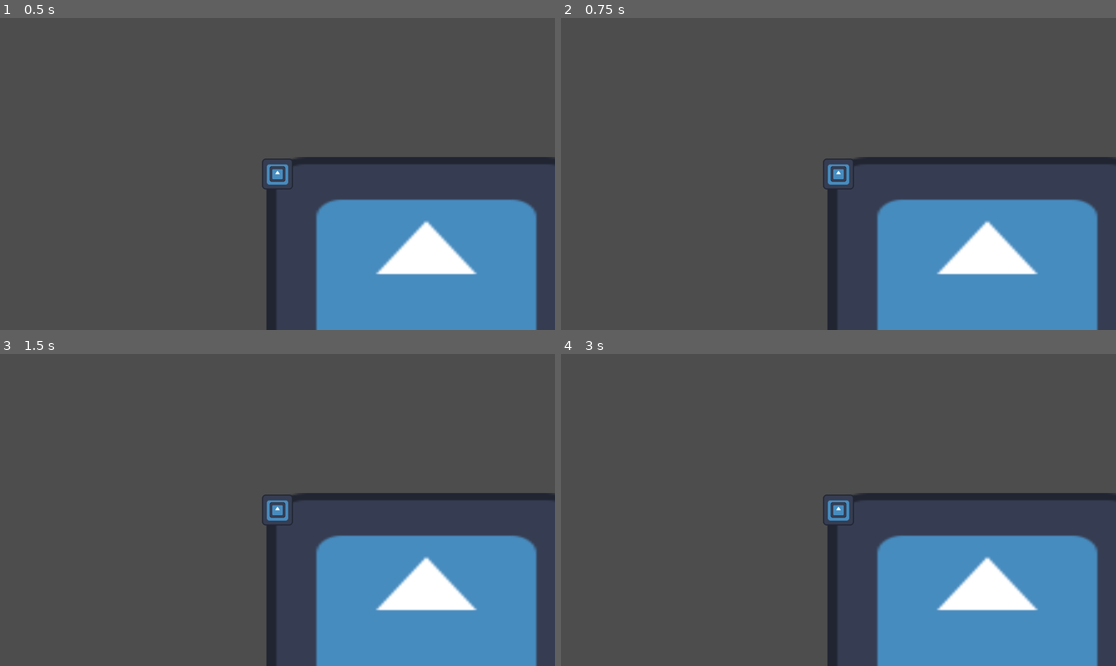
Above: before the commit, frames 1-4 (two rows, left to right).
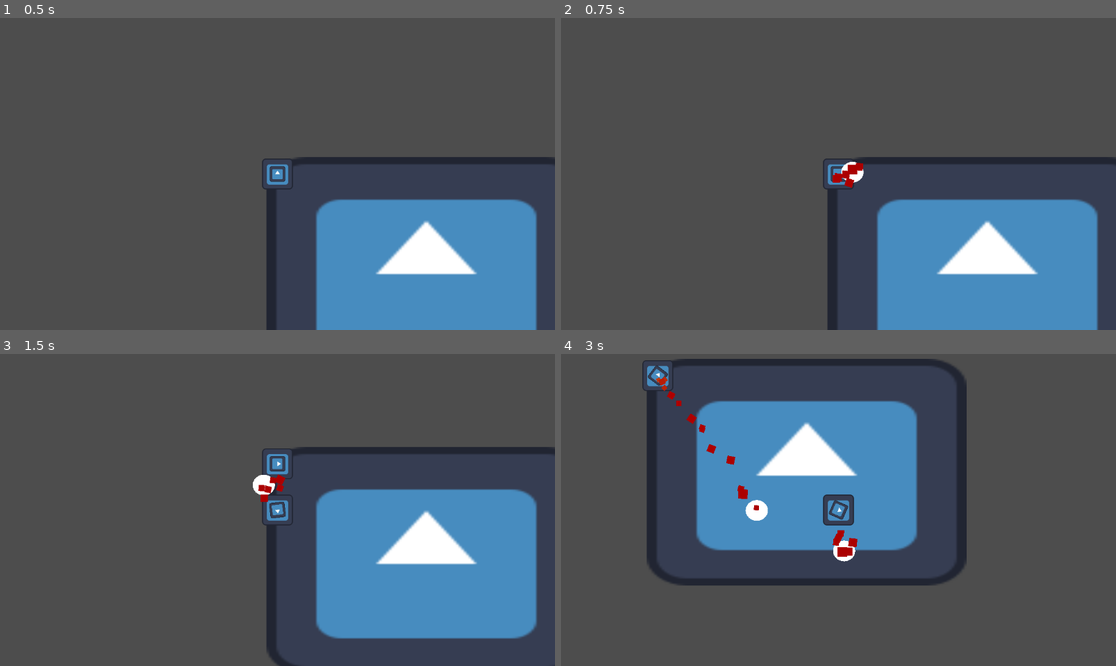
Above: after the commit, the same moments.

Repository: Sabertooth-Software/Bunker-Buster
Game: Godot game, scene res://Scenes/Levels/test_scene.tscn
The game is run twice, just before and just after one commit, with the same random seed, the same clock (stepped at 60 frames per second) and the same inputs. The engine's default icon, where the game draws it, is replaced by a stand-in: a white triangle on a blue panel in a dark square.
Inputs (mouse positions are in pixels of both pictures, inside the frame that each line leads up to):
- Up to frame 1 (0.5 s): no input
- Up to frame 2 (0.75 s): tap Enter at 0.5 s; move the mouse to (960, 158) at 0.52 s; hold Right (right) from 0.53 s (still down); tap Space (shoot) at 0.6 s
- Up to frame 3 (1.5 s): move the mouse to (166, 525) at 1.27 s; release Right (right) at 1.28 s; hold S (down) from 1.28 s (still down); tap Space (shoot) at 1.35 s
- Up to frame 4 (3 s): move the mouse to (894, 441) at 2.02 s; release S (down) at 2.03 s; hold Right (right) 2.03-2.78 s; tap Space (shoot) at 2.1, 2.85 s; move the mouse to (810, 572) at 2.77 s; hold Up (up) from 2.78 s (still down)

Frame 1 is identical in both runs. In frame 2, 0.3% of the frame differs, in the area x 48-55%, y 46-55%; in frame 3, 15%; in frame 4, 41%, in the area x 14-100%, y 1-100%.
Error before the commit: Parse Error: Value of type "Vector2" cannot be assigned to a variable of type "Transform2D". (res://Scripts/Characters/Tank.gd:15)

Commit message:
Whoops typo

Diff:
--- a/Scenes/Characters/Enemies/red_tank.tscn
+++ b/Scenes/Characters/Enemies/red_tank.tscn
@@ -1,14 +1,14 @@
-[gd_scene load_steps=3 format=3 uid="uid://b1bmgxhovsg3o"]
+[gd_scene load_steps=3 format=3 uid="uid://hh271eak8f3q"]
 
-[ext_resource type="PackedScene" uid="uid://5xyr3ofvdwls" path="res://Scenes/Characters/tank.tscn" id="1_8d7b4"]
+[ext_resource type="PackedScene" uid="uid://dfp2wtw5do8m7" path="res://Scenes/Characters/tank.tscn" id="1_8d7b4"]
 [ext_resource type="Script" path="res://Scripts/Characters/Enemy/EnemyTank.gd" id="1_hmcf7"]
 
 [node name="RedTank" type="Node2D"]
 script = ExtResource("1_hmcf7")
 
 [node name="Tank" parent="." instance=ExtResource("1_8d7b4")]
-Speed = null
-Bullet_Speed = null
+Speed = 1000.0
+Bullet_Speed = 10.0
 
 [node name="Timer" type="Timer" parent="."]
 wait_time = 2.612
--- a/Scenes/Characters/player.tscn
+++ b/Scenes/Characters/player.tscn
@@ -10,7 +10,7 @@
 
 [node name="Tank" parent="." instance=ExtResource("1_4s5ma")]
 Speed = 500.0
-Bullet_Speed = null
+Bullet_Speed = 10.0
 
 [node name="Camera2D" type="Camera2D" parent="Tank"]
 zoom = Vector2(0.5, 0.5)
--- a/Scenes/Characters/tank.tscn
+++ b/Scenes/Characters/tank.tscn
@@ -11,8 +11,6 @@
 
 [node name="Tank" type="CharacterBody2D"]
 script = ExtResource("1_lnctx")
-Speed = null
-Bullet_Speed = null
 
 [node name="CollisionShape2D" type="CollisionShape2D" parent="."]
 shape = SubResource("RectangleShape2D_sin31")
--- a/Scripts/Characters/Tank.gd
+++ b/Scripts/Characters/Tank.gd
@@ -12,7 +12,6 @@
 func move(direction: Vector2):
 	if direction:
 		velocity = direction * Speed
-		global_transform = direction
 	else:
 		velocity = Vector2.ZERO
 
Not shown: 1 places in Scenes/Characters/player.tscn that only renumber resources
Not shown: 1 places in Scenes/Characters/tank.tscn that only renumber resources
Not shown: 1 places in Scenes/Levels/test_scene.tscn that only renumber resources
